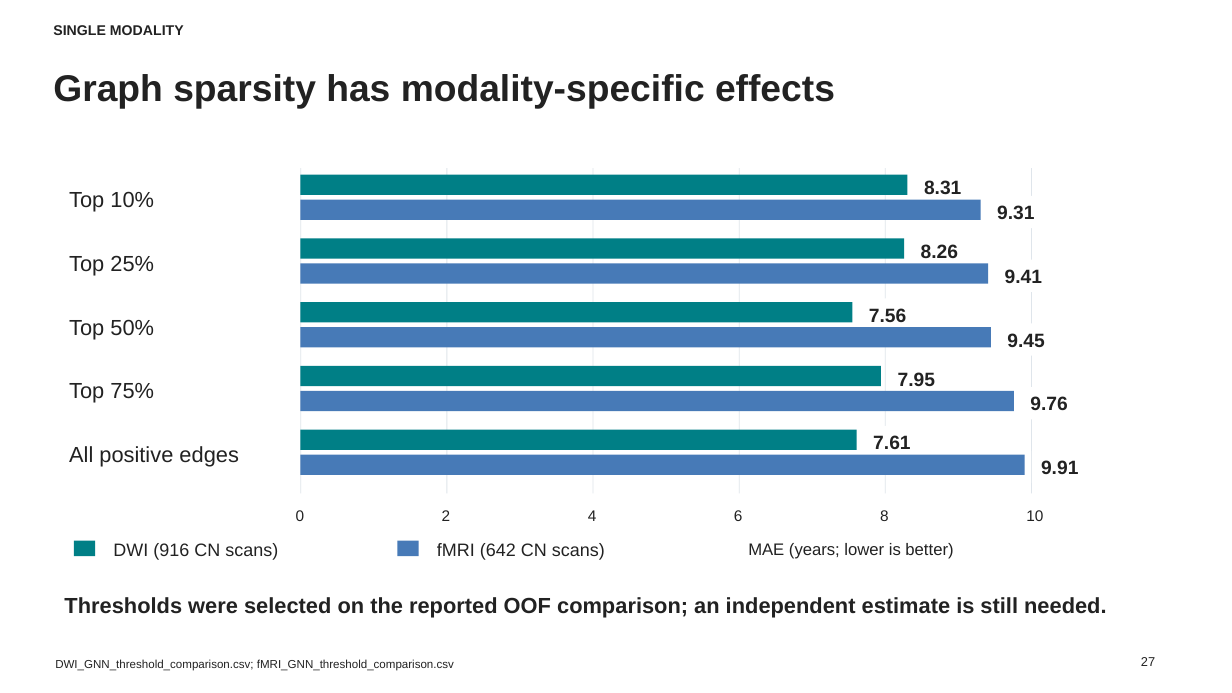
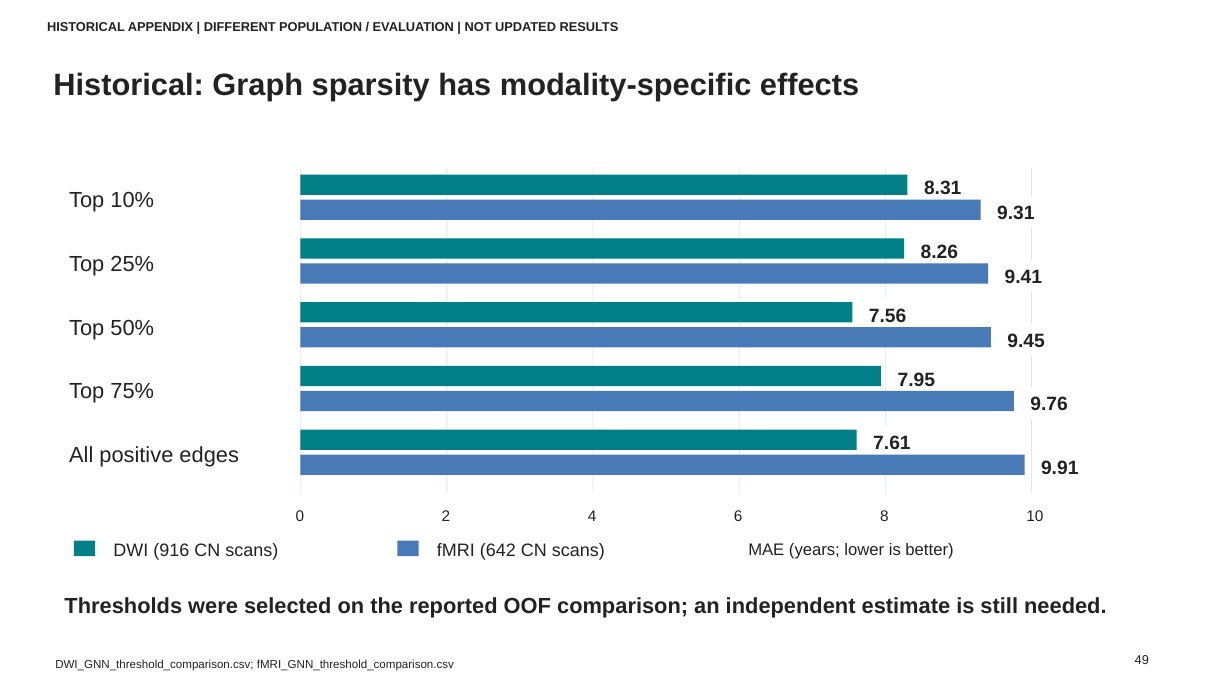
Before and after one commit to mintchoc0326/BAG-Prediction, a slide deck: slide 49 of reports/brain_age/slides/Connectome_Brain_Age_Results_English_Editable_with_Pipelines.pptx (slide 27 before the commit). Drawn at 1232x693 pixels with LibreOffice and Linux fonts; fonts in the diff are those of the drawing. Boxes give left, top, right and bottom in pixels: in the first picture for what was removed or moved away, otherwise in the second. Text is boxed around its words. In the diff, an @@ line names an element or a change of style, - is before the commit and + after.

```diff
--- a/reports/brain_age/slides/Connectome_Brain_Age_Results_English_Editable_with_Pipelines.pptx
+++ b/reports/brain_age/slides/Connectome_Brain_Age_Results_English_Editable_with_Pipelines.pptx
@@ text at [47,22,619,31]: text changed; size 11 to 10 pt @@
-SINGLE MODALITY
+HISTORICAL APPENDIX | DIFFERENT POPULATION / EVALUATION | NOT UPDATED RESULTS
@@ text at [53,72,859,100]: text changed; size 29 to 24 pt @@
-Graph sparsity has modality-specific effects
+Historical: Graph sparsity has modality-specific effects
@@ text at [1135,655,1149,664]: text changed @@
-27
+49
```
Also in this commit, not shown: 14 other slides changed, 43 slides added, 39 slides removed, 4 other files.
